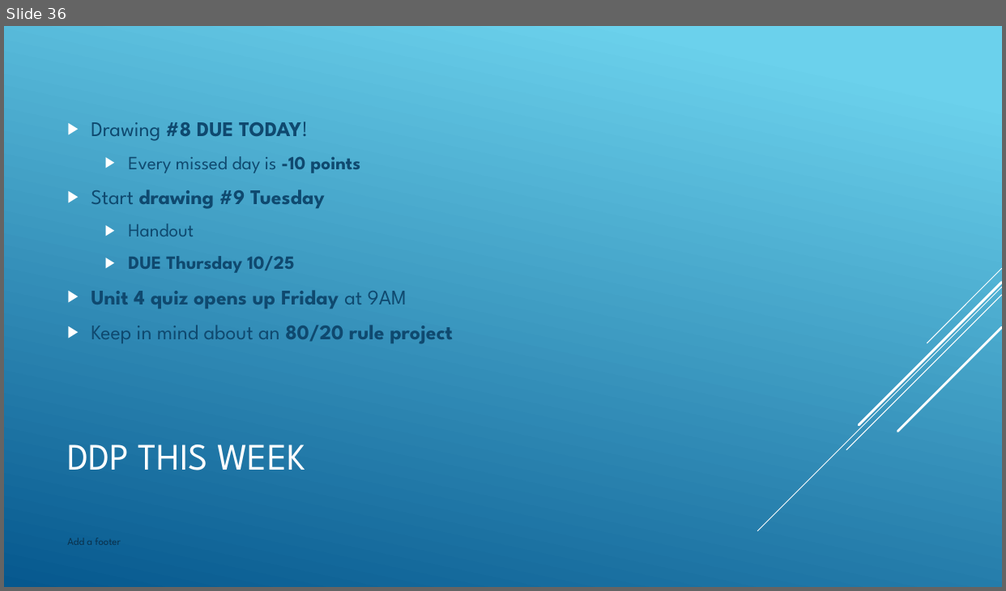
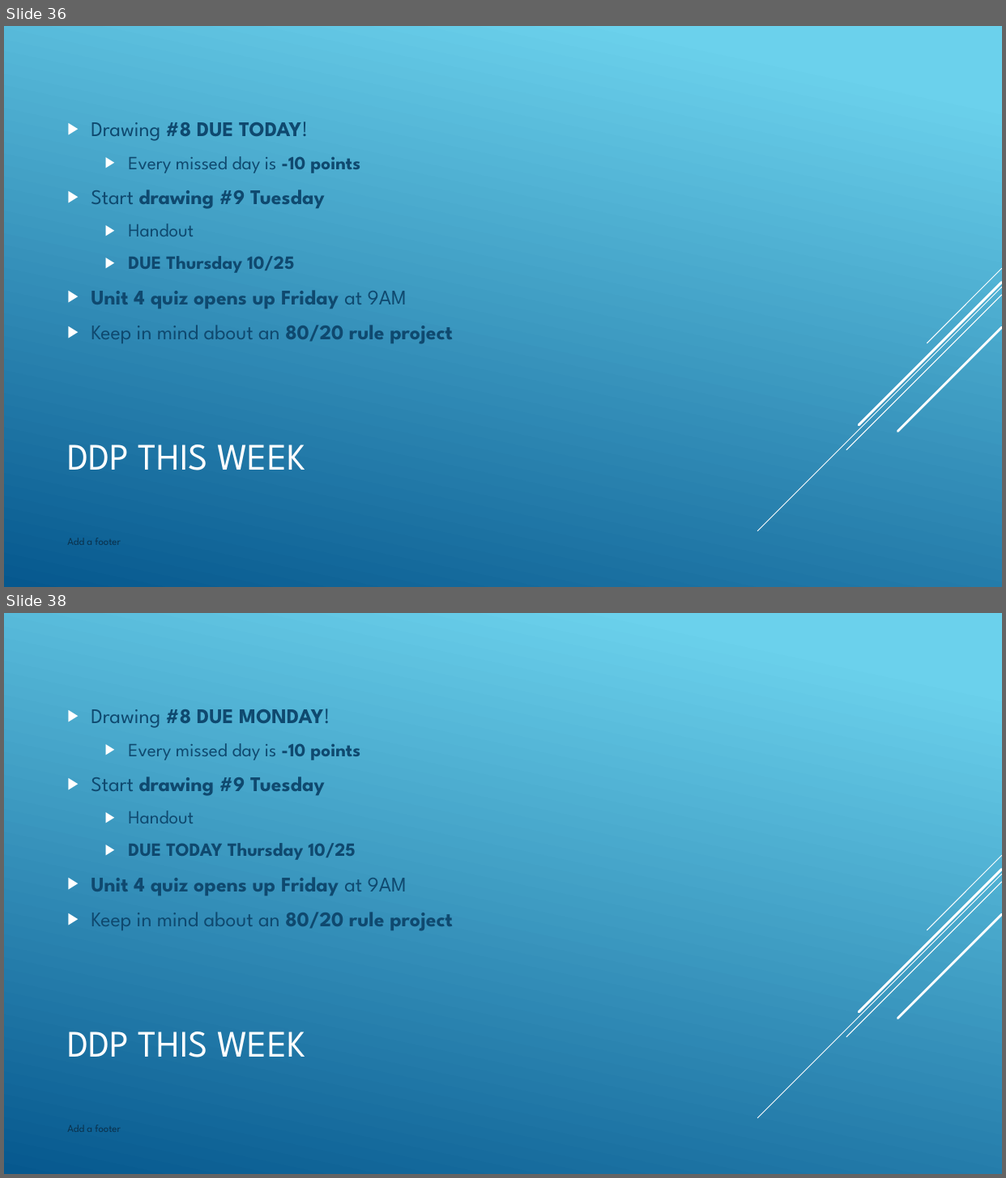
Before and after one commit to nickvertucci/Technology-Education-Curriculum, a slide deck: High School/Design and Drawing for Production/Unit 4 - The Alphabet of Lines/Section 1 - Introduction to Alphabet of Lines/Assets/Unit 4 - Section 1 - Introduction to Alphabet of Line.pptx. Shown one above the other, each under a label of ours: slide 36 before the commit, slides 36 and 38 after it; the slides between them are not shown. The pictures are 1006x591 and 1006x1178 pixels, drawn with LibreOffice and Linux fonts; fonts in the diff are those of the drawing. Boxes give left, top, right and bottom in pixels: in the first picture for what was removed or moved away, otherwise in the second. Text is boxed around its words. In the diff, an @@ line names an element or a change of style, - is before the commit and + after.

```diff
--- a/High School/Design and Drawing for Production/Unit 4 - The Alphabet of Lines/Section 1 - Introduction to Alphabet of Lines/Assets/Unit 4 - Section 1 - Introduction to Alphabet of Line.pptx
+++ b/High School/Design and Drawing for Production/Unit 4 - The Alphabet of Lines/Section 1 - Introduction to Alphabet of Lines/Assets/Unit 4 - Section 1 - Introduction to Alphabet of Line.pptx
@@ slide 38 added at (4,613,1002,1174), background gradient #6ED2EB to #06588E; not listed: 5 template elements that a slide beside it also shows @@
@@ text added at (91,709,452,931), 20 pt, text #0F496F, bold @@
+▶ Drawing #8 DUE MONDAY!
+  ▶ Every missed day is -10 points
+▶ Start drawing #9 Tuesday
+  ▶ Handout
+  ▶ DUE TODAY Thursday 10/25
+▶ Unit 4 quiz opens up Friday at 9AM
+▶ Keep in mind about an 80/20 rule project
@@ title added at (67,1032,305,1058), 36 pt, text #FFFFFF @@
+DDP THIS WEEK
@@ text added at (67,1125,121,1132), 10 pt, text #0A304A @@
+Add a footer
```
Also in this commit, not shown: 1 other slide added, 32 other files.
